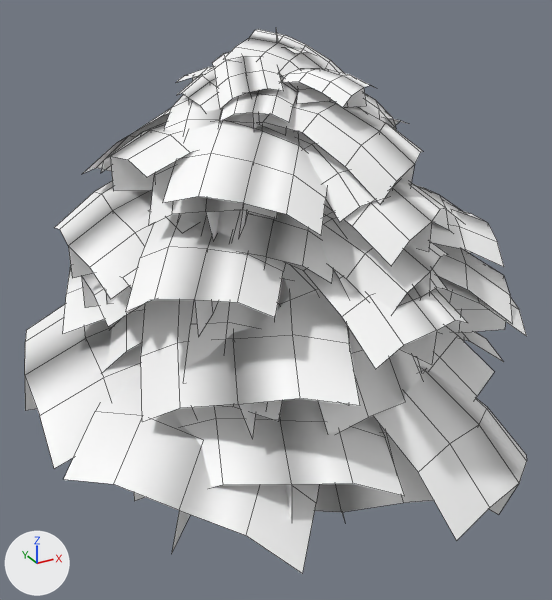
Before and after pictures for a commit that changed the FBX model Assets/Models/Tree_05/Tree_05.fbx.
Rendered twice from a 50 mm camera at (-6.33, -11.21, 9.98) aimed at (-0.34, -0.33, 4.54). Every picture has the same lights, and +X, +Y and +Z are marked at lower left. Mesh edges are drawn as thin lines. Where no turn or scale is listed for an object, it has been applied to the vertices.

The first picture shows 'group2_polySurface49'.
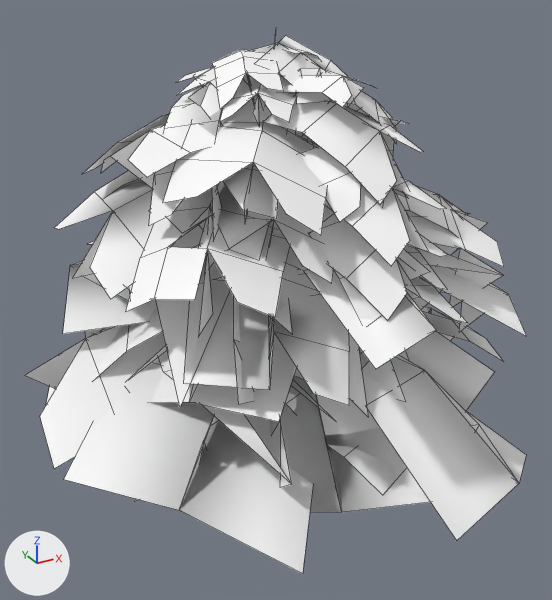
Scene script edits in JSON lines:
```json
{"block": "me_mesh", "where": "# used by ob_group2_polysurface49; location = (0.0, 0.0, 0.0)"}
{"op": "remove", "block": "me_mesh", "code": "me_mesh.from_pydata(...)  # 2179 vertices, 1506 faces; spans x -4.68..4.04, y -4.61..3.95, z 0.0..9.13"}
{"op": "add", "block": "me_mesh", "code": "me_mesh.from_pydata(...)  # 1422 vertices, 749 faces; spans x -4.65..4.04, y -4.61..3.95, z 0.0..9.13"}
{"block": "me_mesh", "change": "me_mesh part 1: 775 vertices removed from x -4.37..3.92, y -4.47..3.8, z 1.03..9.05; 19 vertices added at x -0.49..0.07, y -0.64..0.06, z 2.14..7.62"}
{"block": "me_mesh", "change": "me_mesh part 2: 1 vertex removed from x -4.68, y 0.66, z 3.02"}
```

What differs and where, as boxes (x1, y1, x2, y2) in the pictures (552 x 600 px):
```json
{"object": "group2_polySurface49", "change": "reshaped", "before": [25, 29, 527, 574], "after": [25, 33, 526, 574]}
{"part": 1, "of": "me_mesh", "change": "cut back", "before": [25, 29, 527, 574], "after": [281, 127, 319, 147]}
{"part": 2, "of": "me_mesh", "change": "deleted", "before": [25, 378, 37, 411]}
```
